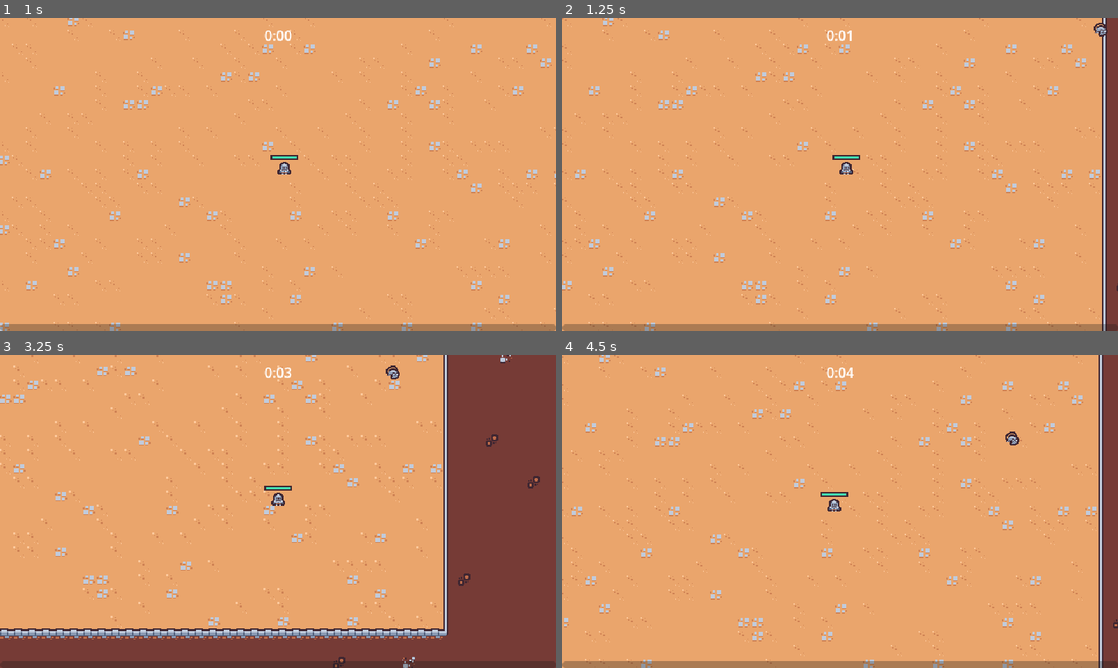
Above: before the commit, frames 1-4 (two rows, left to right).
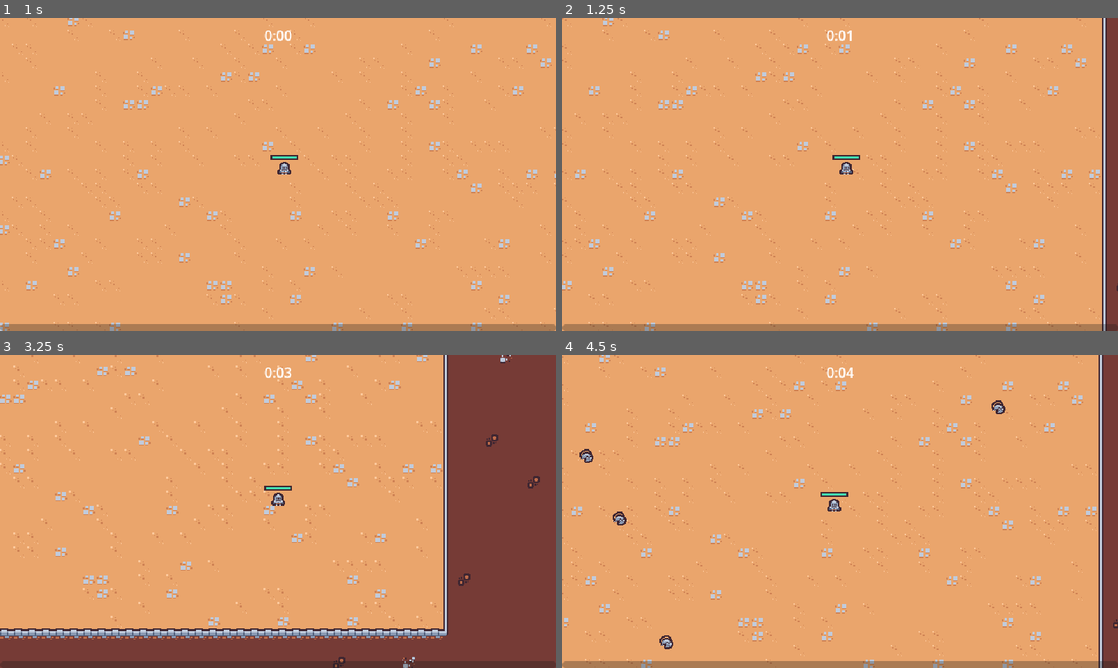
Above: after the commit, the same moments.

Repository: MidniteRunStudios/didactic-sniffle
Game: Godot game, scene res://scenes/main/main.tscn
Two runs of this game, one before a commit and one after it. Both use one fixed random seed, a clock stepped at 60 frames per second and the inputs below.
Inputs (mouse positions are in pixels of both pictures, inside the frame that each line leads up to):
- Up to frame 1 (1 s): move the mouse to (400, 158) at 0.52 s; press the mouse at (400, 158) at 0.53 s; hold D (move_right) from 0.53 s (still down)
- Up to frame 2 (1.25 s): keep holding D (move_right)
- Up to frame 3 (3.25 s): move the mouse to (166, 527) at 1.27 s; release D (move_right) at 1.28 s; release the mouse at (166, 527) at 1.28 s; hold S (move_down) 1.28-2.03 s; click (166, 527) at 1.35 s; move the mouse to (333, 442) at 2.02 s; press the mouse at (333, 442) at 2.03 s; hold D (move_right) 2.03-2.78 s; move the mouse to (250, 574) at 2.77 s; release the mouse at (250, 574) at 2.78 s; hold W (move_up) from 2.78 s (still down); click (250, 574) at 2.85 s
- Up to frame 4 (4.5 s): move the mouse to (1006, 558) at 3.52 s; release W (move_up) at 3.53 s; press the mouse at (1006, 558) at 3.53 s; hold A (move_left) from 3.53 s (still down); move the mouse to (673, 464) at 4.27 s; release the mouse at (673, 464) at 4.28 s; click (673, 464) at 4.35 s

Frame 1 is identical in both runs. In frame 2, less than 0.1% of the frame differs, in the area x 95-99%, y 1-6%; in frame 3, less than 0.1%; in frame 4, 0.4%, in the area x 3-83%, y 14-94%.

Commit message:
spawn enemies inside arena

Diff:
--- a/scenes/manager/enemy_manager/enemy_manager.gd
+++ b/scenes/manager/enemy_manager/enemy_manager.gd
@@ -15,6 +15,24 @@
 	timer.timeout.connect(on_timer_timeout)
 	arena_time_manager.arena_difficulty_increased.connect(on_arena_difficulty_increased)
 
+func get_spawn_position():
+	var player = get_tree().get_first_node_in_group("player") as Node2D
+	if player == null:
+		return Vector2.ZERO
+
+	var spawn_position = Vector2.ZERO
+	var random_direction = Vector2.RIGHT.rotated(randf_range(0,TAU))
+	for i in 4:
+		spawn_position = player.global_position + (random_direction * SPAWN_RADIUS)
+		var query_parameters = PhysicsRayQueryParameters2D.create(player.global_position, spawn_position, 1)
+		var result = get_tree().root.world_2d.direct_space_state.intersect_ray(query_parameters)
+
+		if result.is_empty():
+			break
+		else:
+			random_direction = random_direction.rotated(deg_to_rad(90))
+	return spawn_position
+
 func on_timer_timeout():
 	timer.start()
 
@@ -22,14 +40,13 @@
 	var player = get_tree().get_first_node_in_group("player") as Node2D
 	if player == null:
 		return
-	var random_direction = Vector2.RIGHT.rotated(randf_range(0,TAU))
-	var spawn_position = player.global_position + (random_direction * SPAWN_RADIUS)
+
 
 	var enemy = basic_enemy_scene.instantiate() as Node2D
 
 	var entities_layer = get_tree().get_first_node_in_group("entities_layer")
 	entities_layer.add_child(enemy)
-	enemy.global_position = spawn_position
+	enemy.global_position = get_spawn_position()
 
 func on_arena_difficulty_increased(arena_difficulty: int):
 # .1 = target_timer off DIV a minute divided by 5 is 12 MUL by difficulty level
